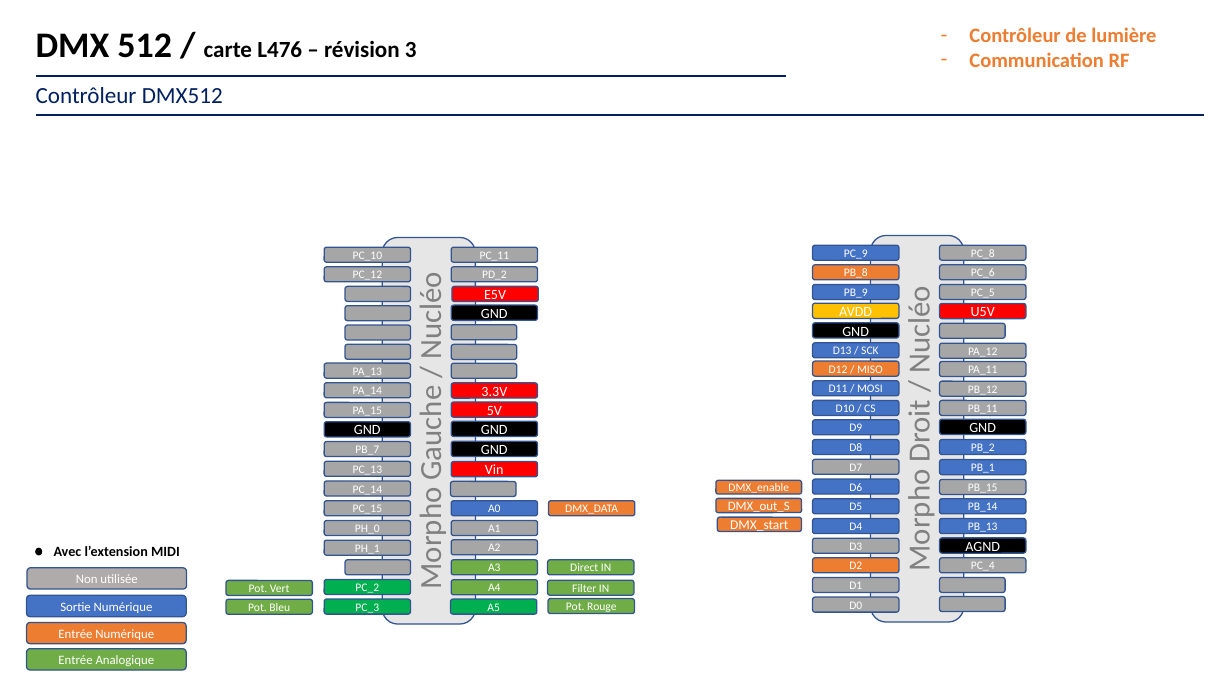
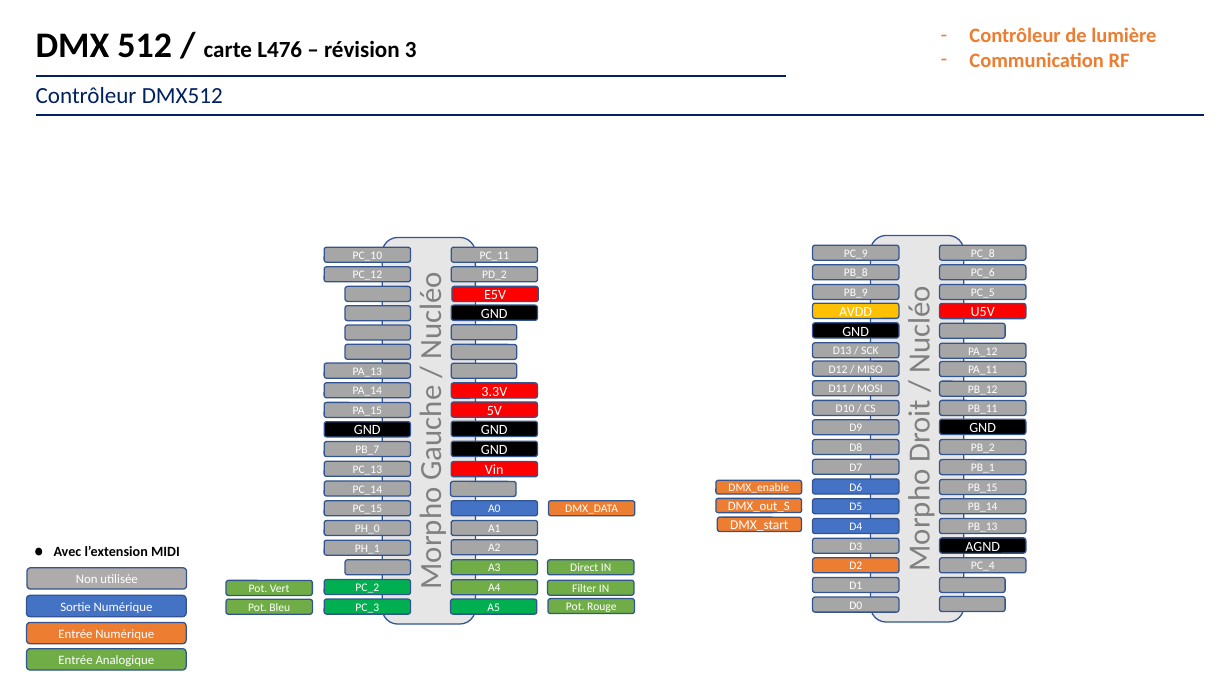
Before and after one commit to jvillemejane/LEnsE_IOGS_Maquettes, a slide deck: slide 4 of Maquettes/Elec_Num_Emb/MIDI_DMX_L476/brochage_DMX_L476.pptx. Drawn at 1232x693 pixels with LibreOffice and Linux fonts; fonts in the diff are those of the drawing. Boxes give left, top, right and bottom in pixels: in the first picture for what was removed or moved away, otherwise in the second. Text is boxed around its words. In the diff, an @@ line names an element or a change of style, - is before the commit and + after.

```diff
--- a/Maquettes/Elec_Num_Emb/MIDI_DMX_L476/brochage_DMX_L476.pptx
+++ b/Maquettes/Elec_Num_Emb/MIDI_DMX_L476/brochage_DMX_L476.pptx
@@ rounded rectangle "PB_8" at (812,265,898,280): fill #ED7D31 to #A6A6A6 @@
@@ fill #4472C4 to #A6A6A6 in 11 elements at (812,245,898,260), (812,285,898,299), (812,381,898,396), (812,400,898,415), (940,518,1026,533), (940,499,1026,514), (940,440,1026,455), (940,459,1026,474), (812,440,898,455), (812,420,898,434), (812,343,898,358) @@
@@ rounded rectangle "D12 / MISO" at (812,361,898,376): fill #ED7D31 to #A6A6A6 @@
```
Also in this commit, not shown: 3 other slides changed, 1 slide removed, 1 other file.
